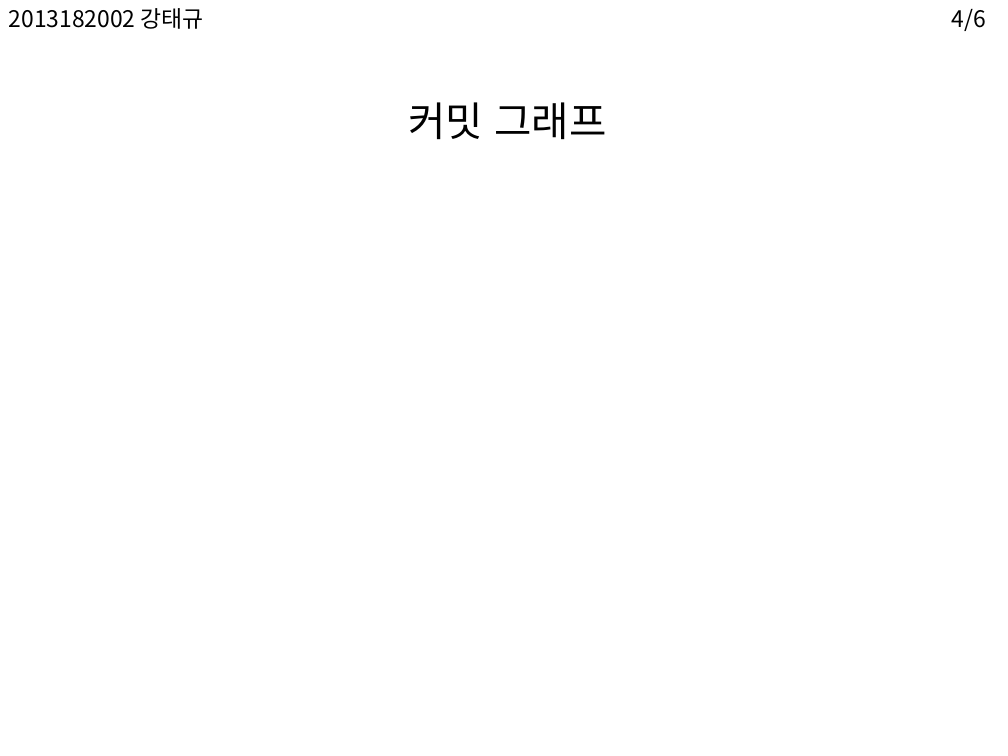
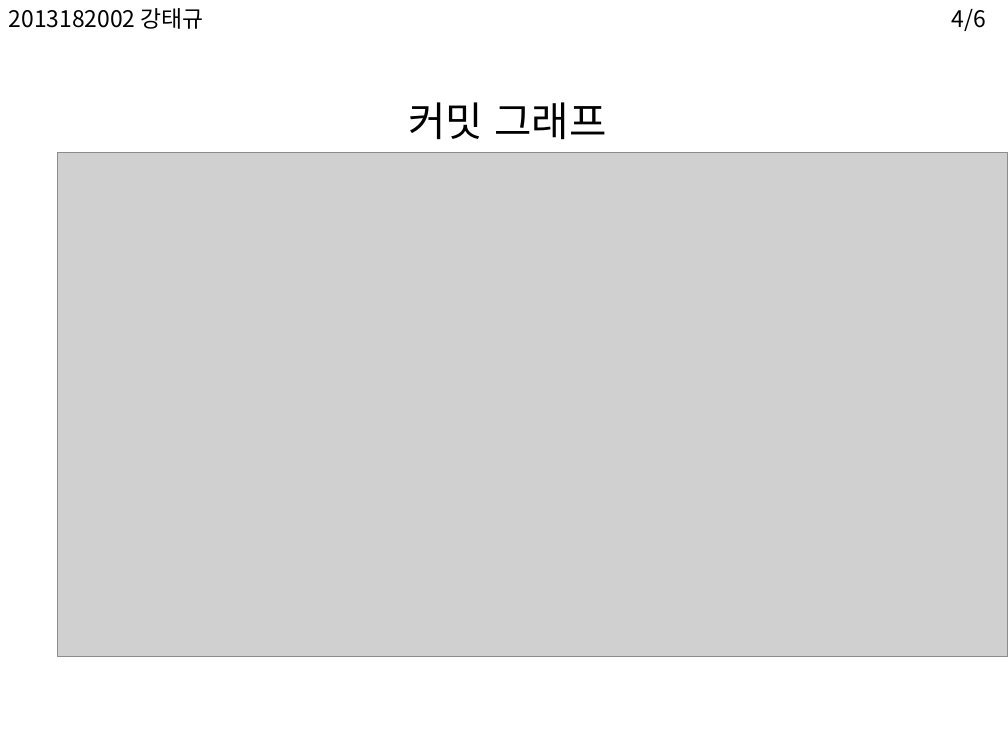
Before and after one commit to Ryuseo/2D_game_programing, a slide deck: slide 4 of 2d_game_report 2.pptx. Drawn at 1008x756 pixels with LibreOffice and Linux fonts; fonts in the diff are those of the drawing; grey boxes stand for pictures; background and template pictures are left out. Boxes give left, top, right and bottom in pixels: in the first picture for what was removed or moved away, otherwise in the second. Text is boxed around its words. In the diff, an @@ line names an element or a change of style, - is before the commit and + after.

```diff
--- a/2d_game_report 2.pptx
+++ b/2d_game_report 2.pptx
@@ rectangle "커밋 그래프": place and size @@
-rectangle "커밋 그래프" at box(408, 102, 606, 140)
+rectangle "커밋 그래프" at box(400, 91, 638, 150)
@@ picture added at box(58, 153, 1008, 657) @@
```
Also in this commit, not shown: 1 other slide changed.
